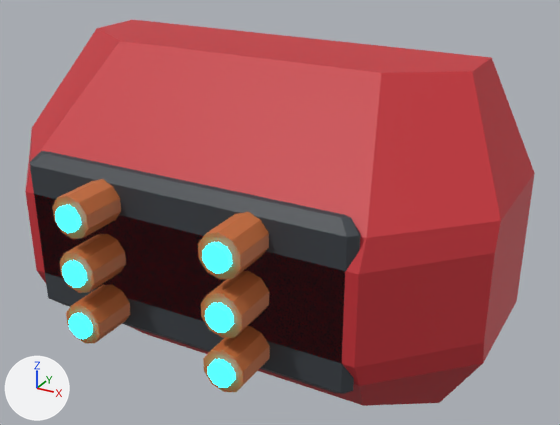
Before and after pictures for a commit that changed the FBX model Assets/Resources/ClamshellMeshes/HandBack_Set06_Voltaic.fbx.
Both versions are drawn from a camera (50 mm lens) standing at (0.22, -0.414, 0.19) and looking at (0.024, -0.059, 0.012). Lighting does not change. The marker at lower left points along +X, +Y and +Z. The first picture is the older version. Where no turn or scale is listed for an object, it has been applied to the vertices. Vertices at exactly the same position are counted once.

Objects in the first picture: 'HandBack_Set06_Voltaic'.
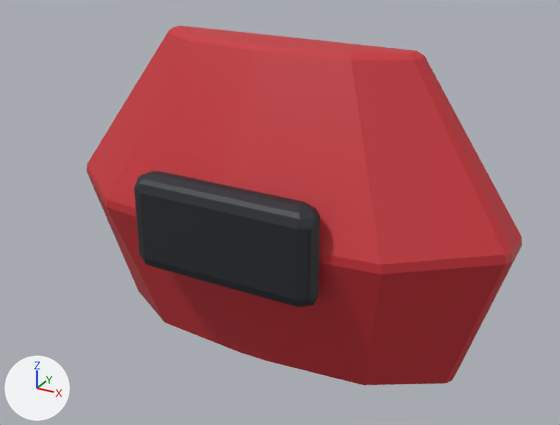
Changed parts and their boxes [x1, y1, x2, y2] in the pictures (560 x 425 px):
'HandBack_Set06_Voltaic', reshaped (15% narrower, 7% shorter): before [25, 20, 535, 406]; after [87, 26, 522, 385]
part 1 of me_handback_set06_voltaic_001, rebuilt (15% narrower, 7% shorter): before [25, 20, 535, 406]; after [87, 26, 522, 385]
part 2 of me_handback_set06_voltaic_001, added (black): after [134, 171, 320, 307]
part 3 of me_handback_set06_voltaic_001, deleted: before [30, 151, 360, 394]

What changed in the scene script:
```text
Add mat_dark:
    mat_dark = principled_material('Dark')
    mat_dark.base_color = (0.017, 0.02, 0.026)  # black #23272d
    mat_dark.roughness = 0.55
Change me_handback_set06_voltaic_001:
    used by ob_handback_set06_voltaic; location = (0.0, 0.0, 0.0)
    remove me_handback_set06_voltaic_001.from_pydata(...)  # 892 vertices, 914 faces; spans x -0.15..0.15, y -0.156..0.0, z -0.1..0.1
    add me_handback_set06_voltaic_001.from_pydata(...)  # 146 vertices, 149 faces; spans x -0.149..0.149, y -0.09..0.0, z -0.1..0.1
    me_handback_set06_voltaic_001 part 1: the loose piece of 84 vertices spanning x -0.15..0.15, y -0.127..0.0, z -0.1..0.1 is rebuilt with 62 vertices and now spans x -0.149..0.149, y -0.083..0.0, z -0.1..0.1
    me_handback_set06_voltaic_001 part 2: a new loose piece of 84 vertices spanning x -0.06..0.06, y -0.09..-0.072, z -0.03..0.03, in mat_dark (black #23272d)
    me_handback_set06_voltaic_001 part 3: 13 loose pieces with 808 vertices, spanning x -0.1..0.1, y -0.156..-0.118, z -0.048..0.048, are deleted
    remove me_handback_set06_voltaic_001.materials.append(mat_frame)  # dark grey #3a3f45
    remove me_handback_set06_voltaic_001.materials.append(mat_glow)  # cyan #27e5ff, glowing cyan #27e5ff
    remove me_handback_set06_voltaic_001.materials.append(mat_copper)  # orange #c86f3c
    add me_handback_set06_voltaic_001.materials.append(mat_dark)  # black #23272d
```
